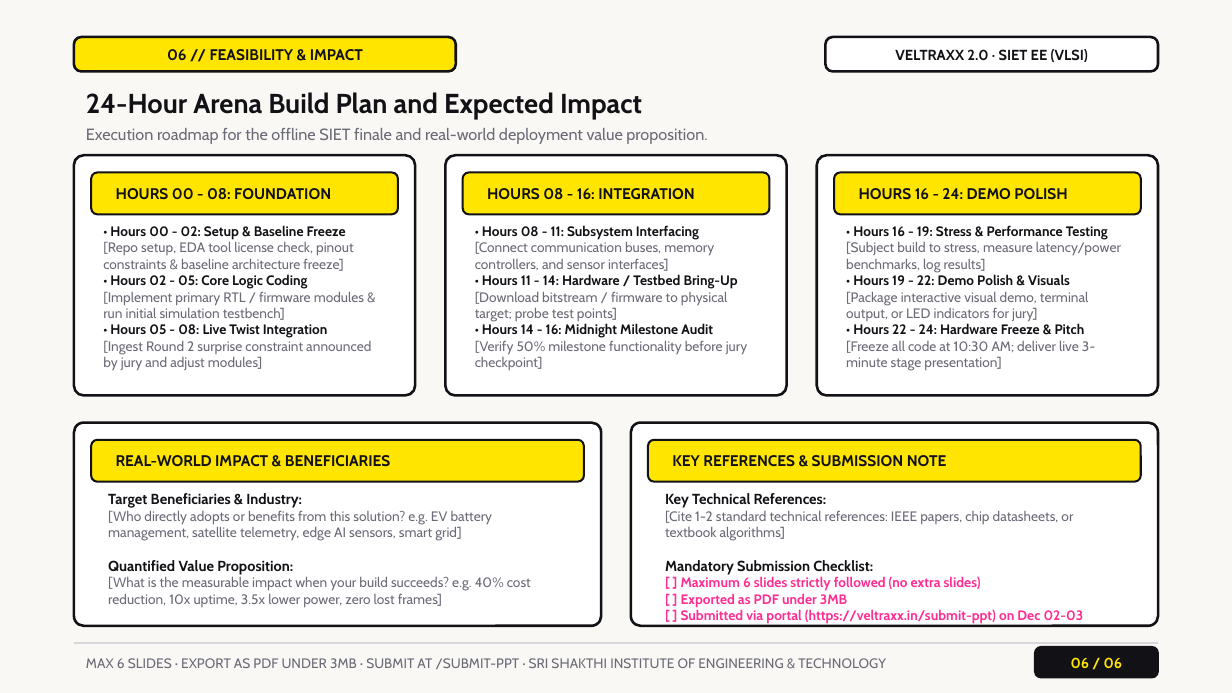
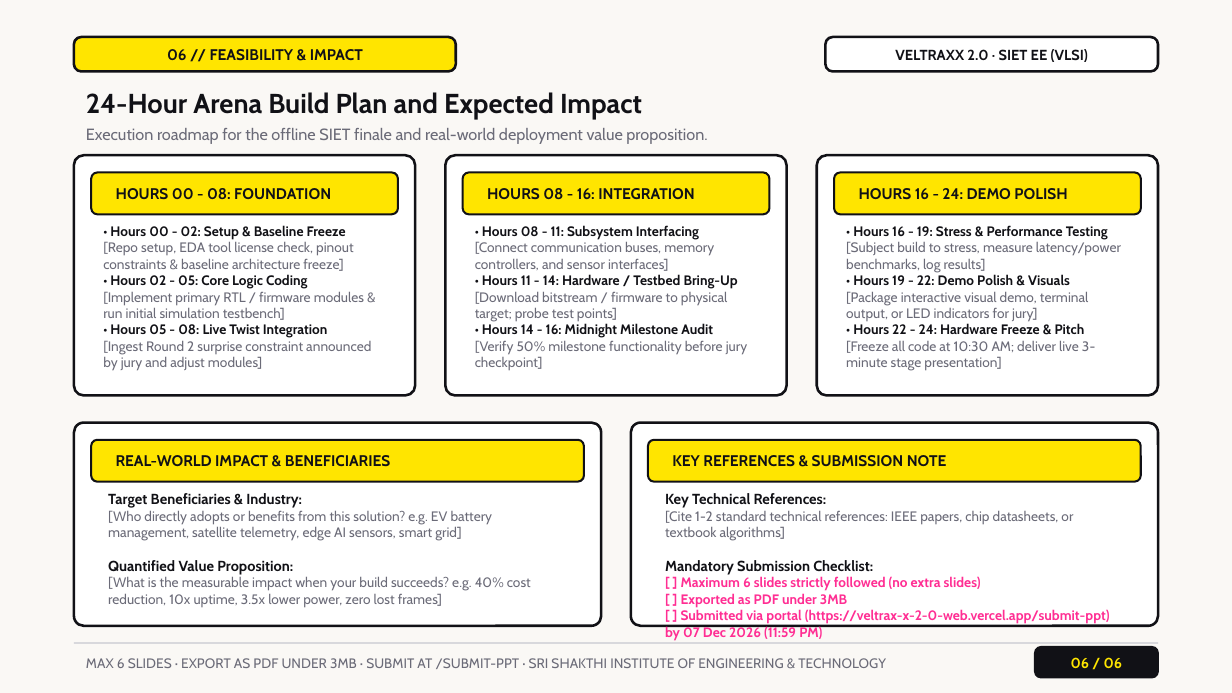
Before and after one commit to Darshan4721/VeltraxX_2.0_web, a slide deck: slide 6 of public/downloads/VELTRAXX_2.0_Round1_Template.pptx. Drawn at 1232x693 pixels with LibreOffice and Linux fonts; fonts in the diff are those of the drawing. Boxes give left, top, right and bottom in pixels: in the first picture for what was removed or moved away, otherwise in the second. Text is boxed around its words. In the diff, an @@ line names an element or a change of style, - is before the commit and + after.

```diff
--- a/public/downloads/VELTRAXX_2.0_Round1_Template.pptx
+++ b/public/downloads/VELTRAXX_2.0_Round1_Template.pptx
@@ text at [665, 609, 1110, 641]: text changed @@
-[ ] Submitted via portal (https://veltraxx.in/submit-ppt) on Dec 02-03
+[ ] Submitted via portal (https://veltrax-x-2-0-web.vercel.app/submit-ppt) by 07 Dec 2026 (11:59 PM)
```
Also in this commit, not shown: 1 other slide changed, 29 other files.
